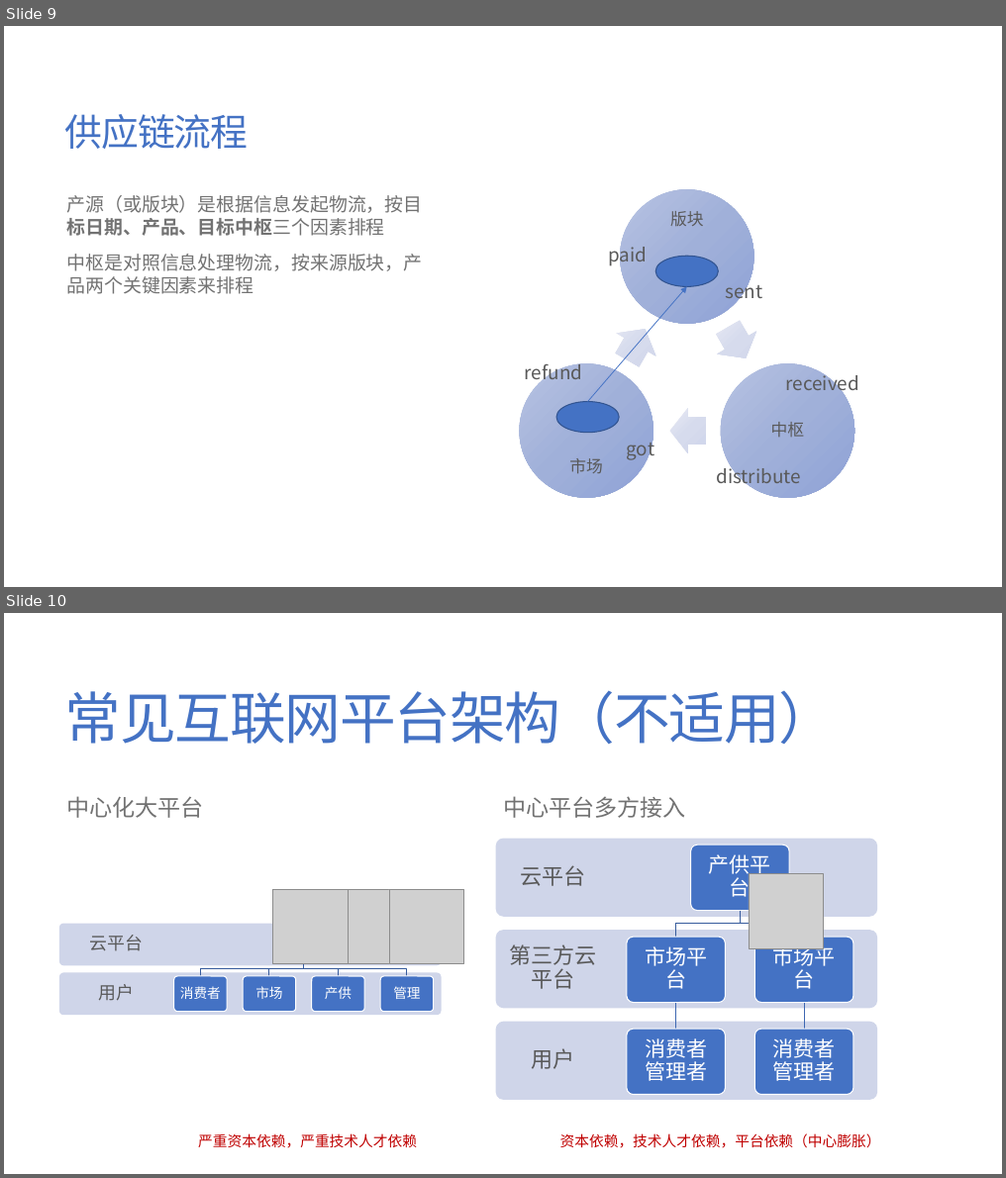
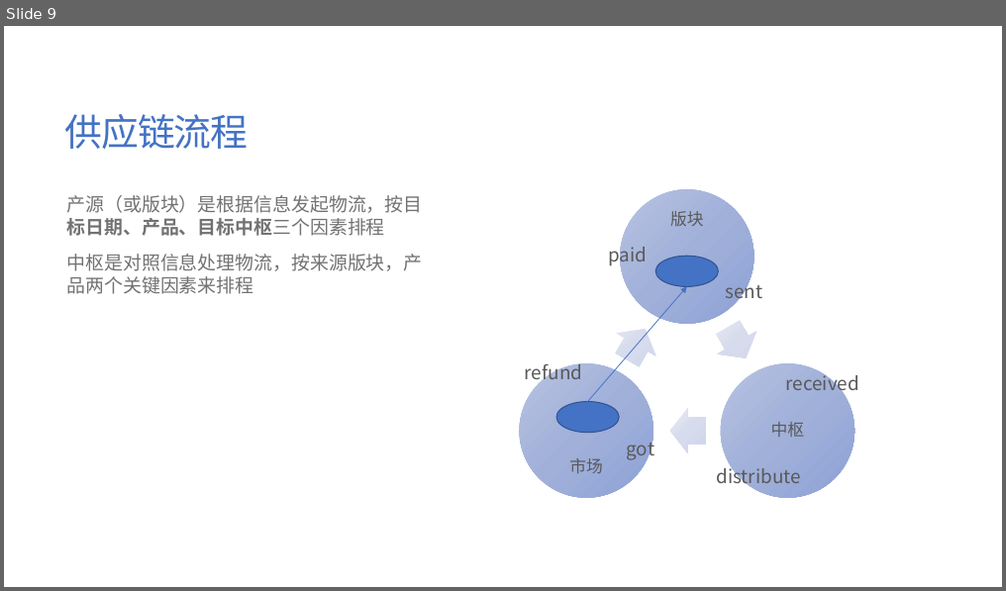
Before and after one commit to jzgi/chainsmart, a slide deck: Docs/品链供销平台.pptx. Shown one above the other, each under a label of ours: slides 9 and 10 before the commit, slide 9 after it. The pictures are 1006x1178 and 1006x591 pixels, drawn with LibreOffice and Linux fonts; fonts in the diff are those of the drawing; grey boxes stand for pictures. Boxes give left, top, right and bottom in pixels: in the first picture for what was removed or moved away, otherwise in the second. Text is boxed around its words. In the diff, an @@ line names an element or a change of style, - is before the commit and + after.

```diff
--- a/Docs/品链供销平台.pptx
+++ b/Docs/品链供销平台.pptx
@@ slide 10 removed at (x1=4, y1=613, x2=1002, y2=1174), background #FFFFFF @@
@@ title removed at (x1=65, y1=690, x2=836, y2=744) @@
-常见互联网平台架构（不适用）
@@ text removed at (x1=67, y1=796, x2=204, y2=818) @@
-中心化大平台
@@ text removed at (x1=503, y1=796, x2=685, y2=818) @@
-中心平台多方接入
@@ picture removed at (x1=748, y1=874, x2=824, y2=950) @@
@@ picture removed at (x1=272, y1=889, x2=348, y2=964) @@
@@ picture removed at (x1=331, y1=889, x2=406, y2=964) @@
@@ picture removed at (x1=389, y1=889, x2=463, y2=964) @@
@@ group removed at (x1=59, y1=924, x2=442, y2=1016): 6 rounded rectangles, 6 texts, 4 freeform shapes @@
-用户
-云平台
-消费者
-市场
-产供
-管理
@@ group removed at (x1=496, y1=839, x2=877, y2=1100): 8 rounded rectangles, 8 texts, 4 freeform shapes @@
-用户
-第三方云平台
-云平台
-产供平台
-市场平台
-消费者 管理者
-市场平台
-消费者 管理者
@@ text removed at (x1=198, y1=1134, x2=417, y2=1149) @@
-严重资本依赖，严重技术人才依赖
@@ text removed at (x1=560, y1=1134, x2=881, y2=1149) @@
-资本依赖，技术人才依赖，平台依赖（中心膨胀）
```
Also in this commit, not shown: 2 slides changed, 34 other files.
